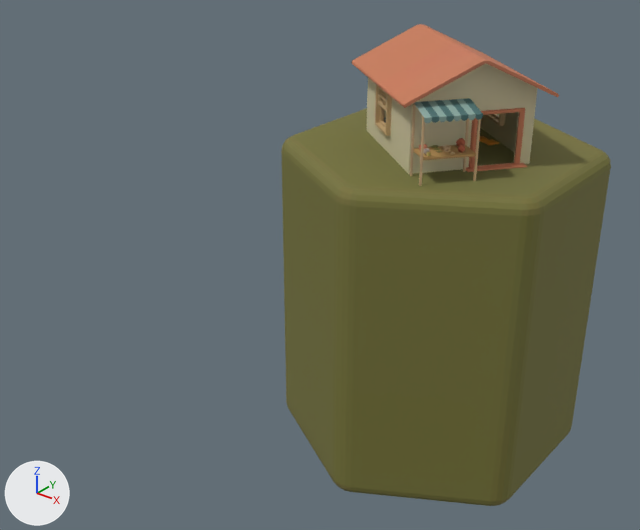
Renders of the glTF model public/models/Hex-home.glb from each side of a commit.
Camera for both pictures: a 50 mm lens placed at (2.6, -4.42, 1.51), pointed at (-0.33, -0.76, -0.77). Every picture has the same lights, and +X, +Y and +Z are marked at lower left. Where no turn or scale is listed for an object, it has been applied to the vertices.

In view in the first picture: 'Cube.079_Material.001_0', 'Cylinder'.
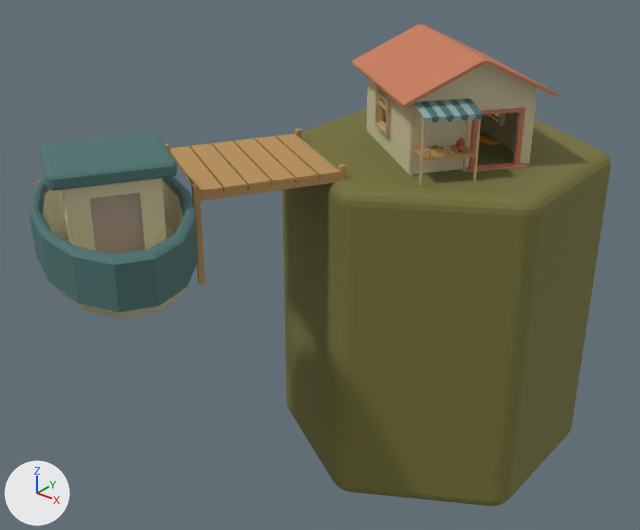
Pixel boxes [x1, y1, x2, y2] of what changed, in the pictures (640 x 530 px):
'Sphere.026_Material.001_0', added (cyan)
    after: [29, 133, 198, 319]
'Cube.096_Material.001_0', added (orange)
    after: [165, 128, 346, 285]

The change in detail:
Picture 'Image_0.001' (img_image_0_001) is new.
Material 'Material.002' (mat_material_002) is new.
Its texture is img_image_0_001.
Its roughness is 0.821.
Material 'Material.001' (mat_material_001) is new.
Its texture is img_image_0_001.
Its roughness is 0.821.
Mesh me_sphere_026_material_001_0 is new.
It has 286 vertices, 560 faces and spans x -0.649..0.649, y -0.505..0.505, z -0.277..0.277.
It uses material mat_material_002 (picture img_image_0_001).
Mesh me_cube_096_material_001_0 is new.
It has 96 vertices, 144 faces and spans x -0.519..0.519, y -0.54..0.54, z -0.279..0.279.
It uses material mat_material_001 (picture img_image_0_001).
Object 'Sphere.026_Material.001_0' (ob_sphere_026_material_001_0) is new; it shows me_sphere_026_material_001_0.
Its location is (-0.686, -1.926, -0.118).
Object 'Cube.096_Material.001_0' (ob_cube_096_material_001_0) is new; it shows me_cube_096_material_001_0.
Its location is (-0.613, -1.012, -0.359).
